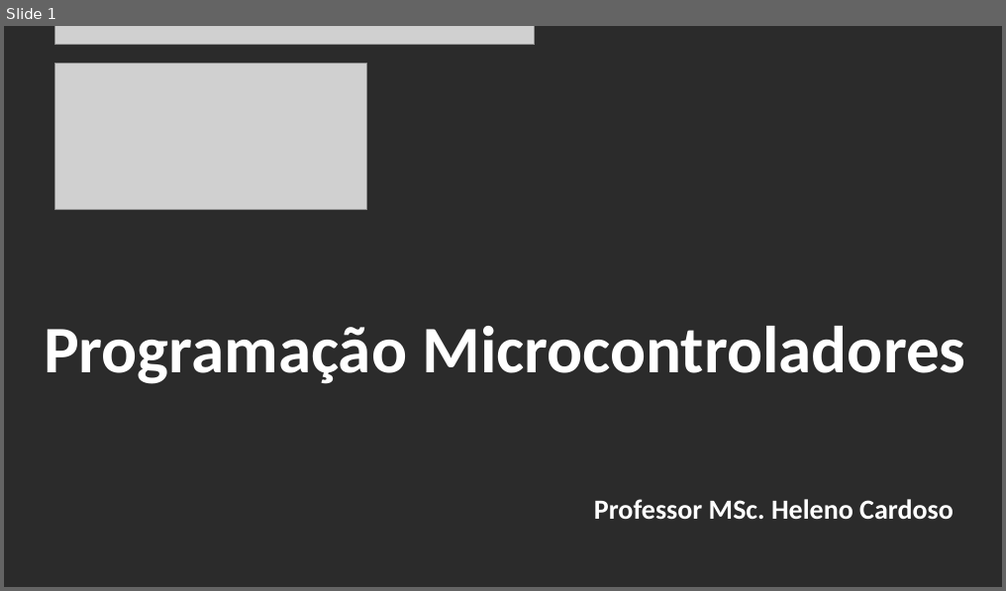
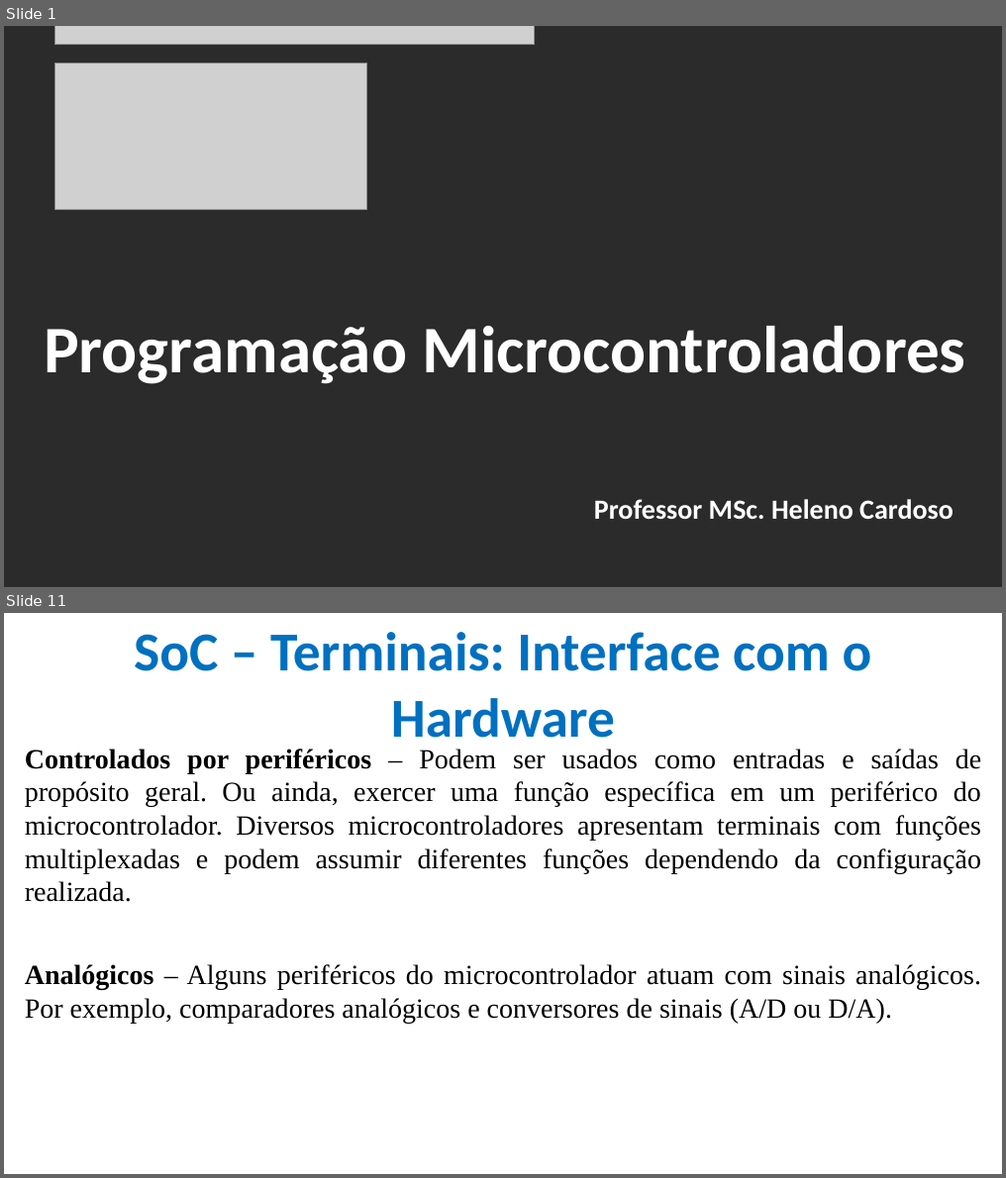
Before and after one commit to CloudEducationBrazil/WydenArea1ProgramacaoMicrocontroladores, a slide deck: 01 Classes/Aula 05 - Programação Microcontroladores - Periféricos Integrados - Portas e Conversores.pptx. Shown one above the other, each under a label of ours: slide 1 before the commit, slides 1 and 11 after it; the slides between them are not shown. The pictures are 1006x591 and 1006x1178 pixels, drawn with LibreOffice and Linux fonts; fonts in the diff are those of the drawing; grey boxes stand for pictures; background and template pictures are left out; a plain dark background stands for a picture behind light text. Boxes give left, top, right and bottom in pixels: in the first picture for what was removed or moved away, otherwise in the second. Text is boxed around its words. In the diff, an @@ line names an element or a change of style, - is before the commit and + after.

Commit message:
Aula 05 Microntroladores Portas IO, Conversores, Comunicação Serial 19042023

```diff
--- a/01 Classes/Aula 05 - Programação Microcontroladores - Periféricos Integrados - Portas e Conversores.pptx
+++ b/01 Classes/Aula 05 - Programação Microcontroladores - Periféricos Integrados - Portas e Conversores.pptx
@@ slide 11 added at bbox=[4, 613, 1002, 1174], background picture (left out) @@
@@ title added at bbox=[134, 632, 872, 751], 39.6 pt, text #0070C0, bold @@
+SoC – Terminais: Interface com o Hardware
@@ text added at bbox=[25, 749, 981, 1023], 20 pt, text #000000 @@
+Controlados por periféricos – Podem ser usados como entradas e saídas de propósito geral. Ou ainda, exercer uma função específica em um periférico do microcontrolador. Diversos microcontroladores apresentam terminais com funções multiplexadas e podem assumir diferentes funções dependendo da configuração realizada.
+Analógicos – Alguns periféricos do microcontrolador atuam com sinais analógicos. Por exemplo, comparadores analógicos e conversores de sinais (A/D ou D/A).
```
Also in this commit, not shown: 7 slides changed, 16 other slides added, 1 slide removed.
